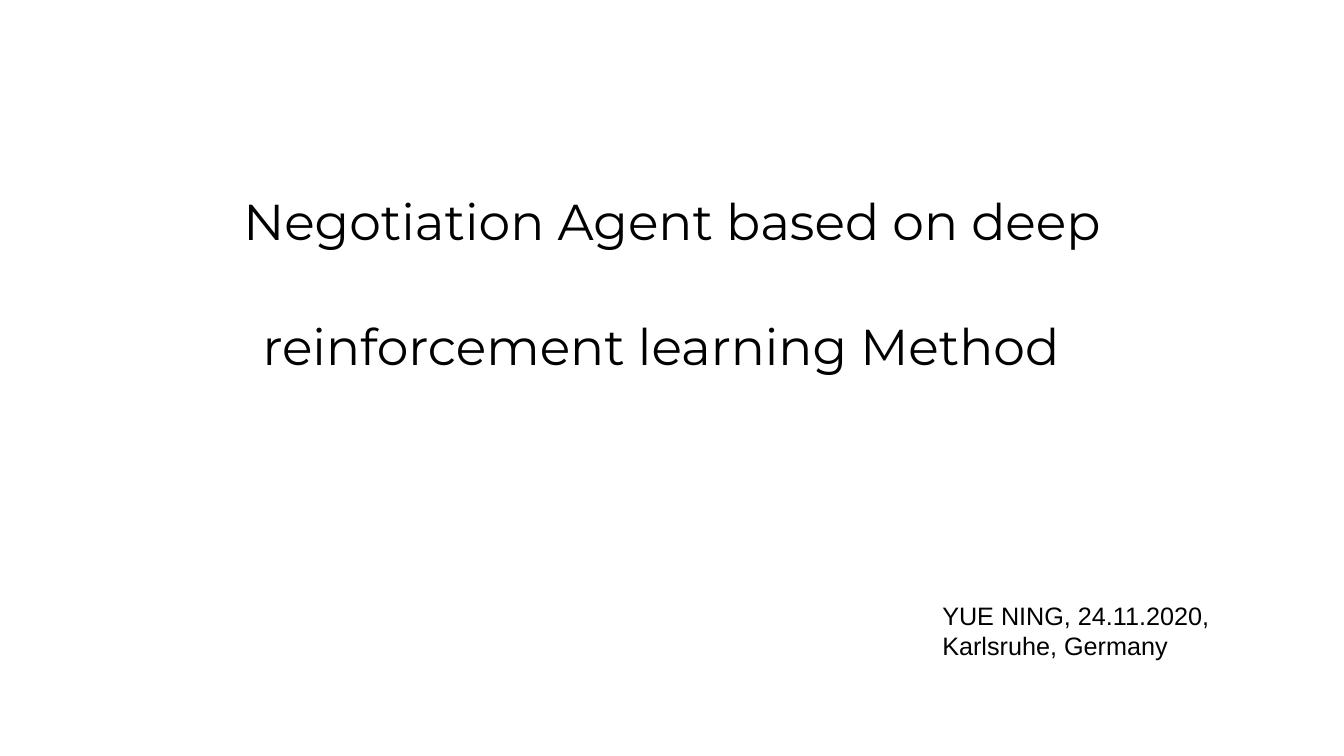
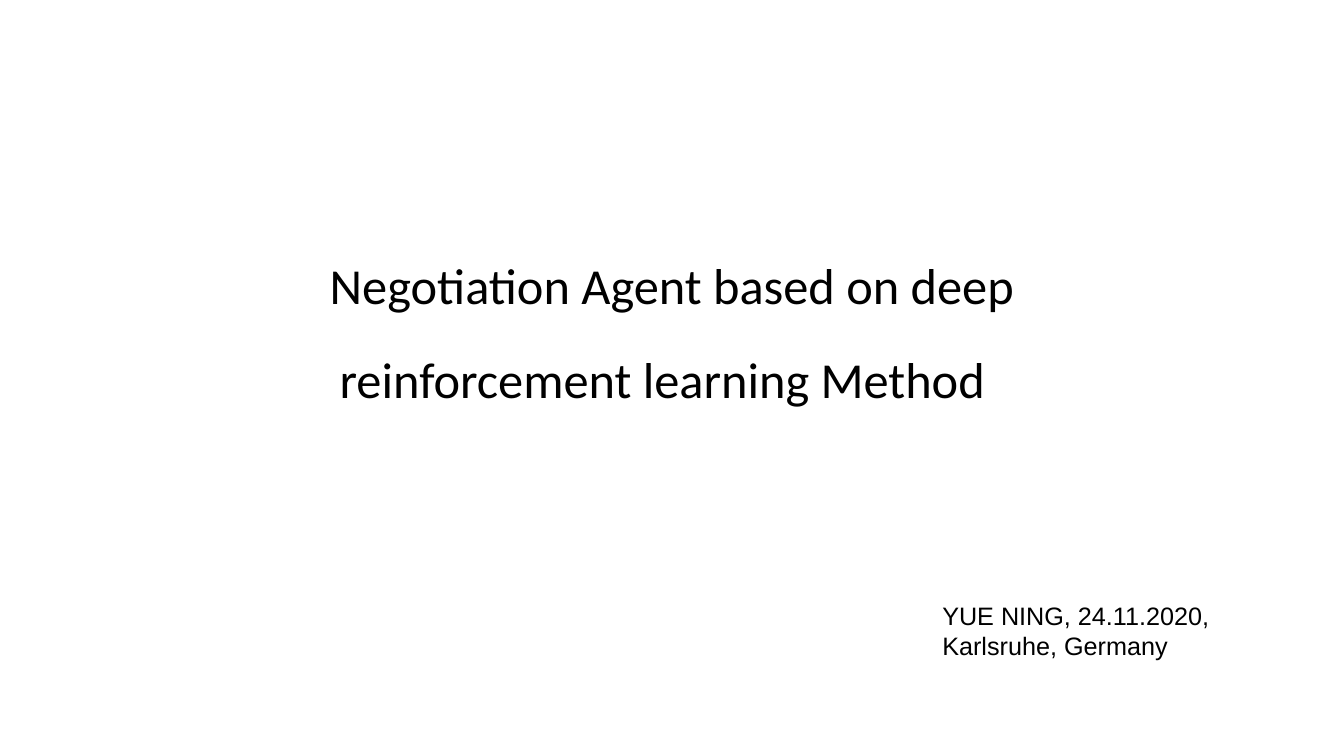
Before and after one commit to YueNing/summary_thesis, a slide deck: slide 1 of summary-2020-10a11/report.pptx. Drawn at 1344x756 pixels with LibreOffice and Linux fonts; fonts in the diff are those of the drawing; background and template pictures are left out. Boxes give left, top, right and bottom in pixels: in the first picture for what was removed or moved away, otherwise in the second. Text is boxed around its words. In the diff, an @@ line names an element or a change of style, - is before the commit and + after.

```diff
--- a/summary-2020-10a11/report.pptx
+++ b/summary-2020-10a11/report.pptx
@@ title "Negotiation Agent based on deep ...": place and size @@
-title "Negotiation Agent based on deep ..." at (243, 202, 1100, 375)
+title "Negotiation Agent based on deep ..." at (330, 269, 1014, 407)
@@ title "Negotiation Agent based on deep ..." at (330, 269, 1014, 407): font Montserrat to Calibri; line spacing 1.3 to 1 @@
```
Also in this commit, not shown: 7 other slides changed, 2 slides added, 2 slides removed, 6 other files.
